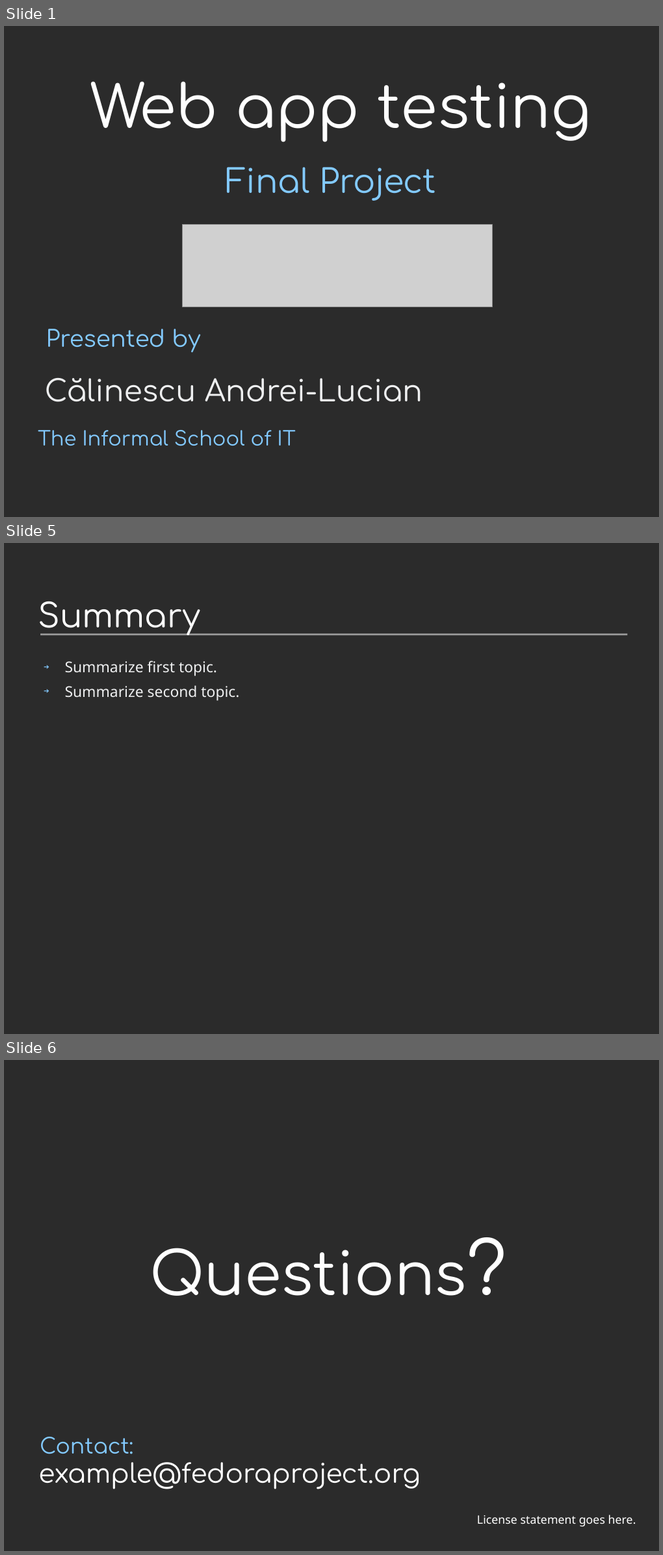
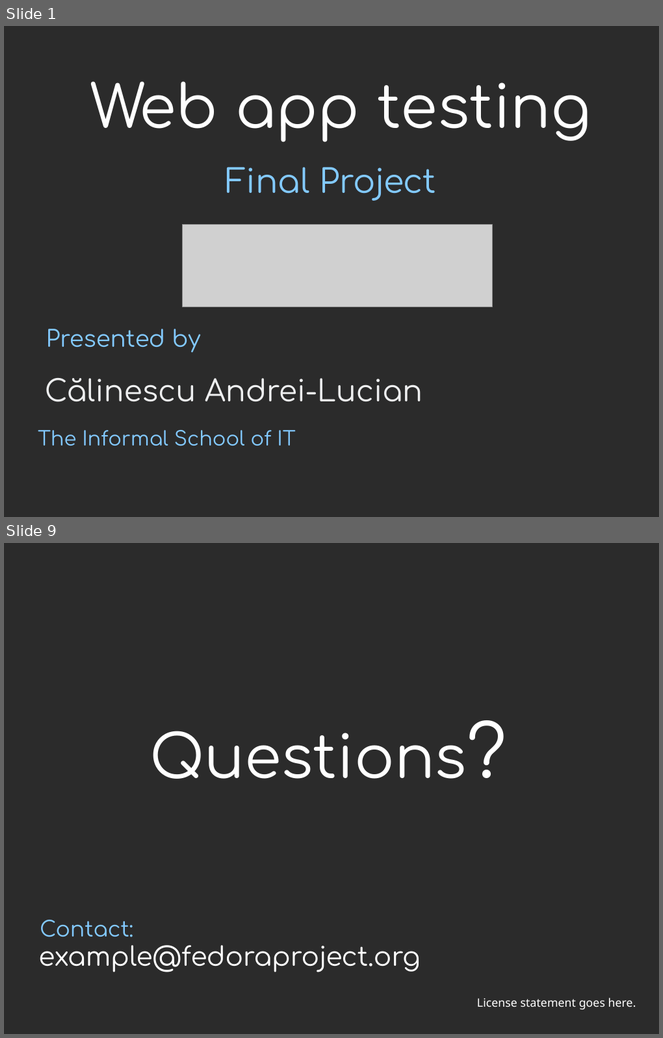
Before and after one commit to luciancalinescu95/Final-Project-eMAG.ro, a slide deck: Project Presentation.odp. Shown one above the other, each under a label of ours: slides 1, 5 and 6 before the commit, slides 1 and 9 after it; the slides between them are not shown. The pictures are 663x1555 and 663x1038 pixels, drawn with LibreOffice and Linux fonts; fonts in the diff are those of the drawing; grey boxes stand for pictures; background and template pictures are left out; a plain dark background stands for a picture behind light text. Boxes give left, top, right and bottom in pixels: in the first picture for what was removed or moved away, otherwise in the second. Text is boxed around its words. In the diff, an @@ line names an element or a change of style, - is before the commit and + after.

```diff
--- a/Project Presentation.odp
+++ b/Project Presentation.odp
@@ slide 5 removed at bbox=[4, 543, 659, 1034], background picture (left out) @@
@@ title removed at bbox=[38, 601, 200, 635] @@
-Summary
@@ line removed from (40, 635) to (628, 635) @@
@@ text removed at bbox=[65, 661, 239, 701] @@
-➔ Summarize first topic.
-➔ Summarize second topic.
@@ what was slide 6 is now slide 9 @@
```
Also in this commit, not shown: 3 slides changed, 4 slides added.
